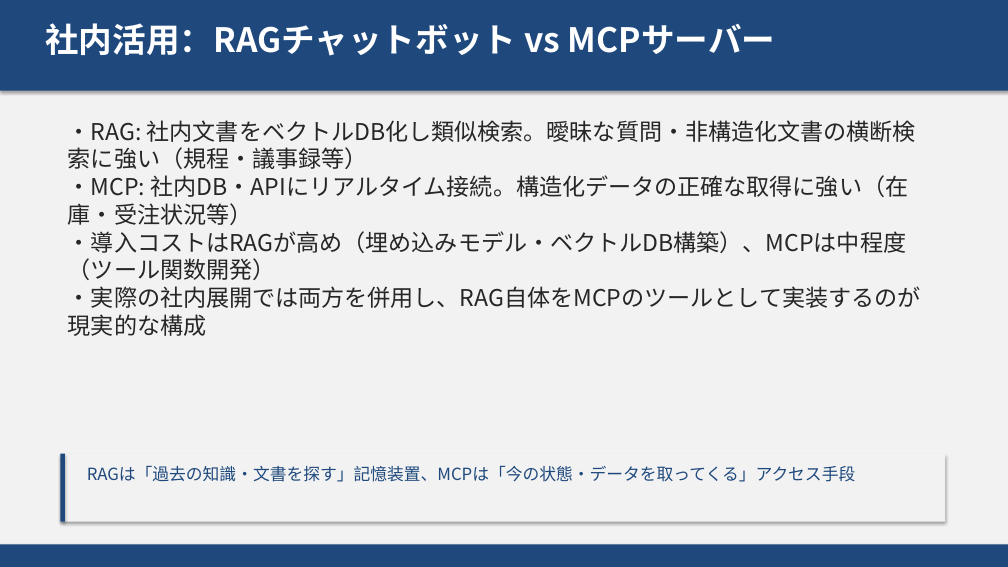
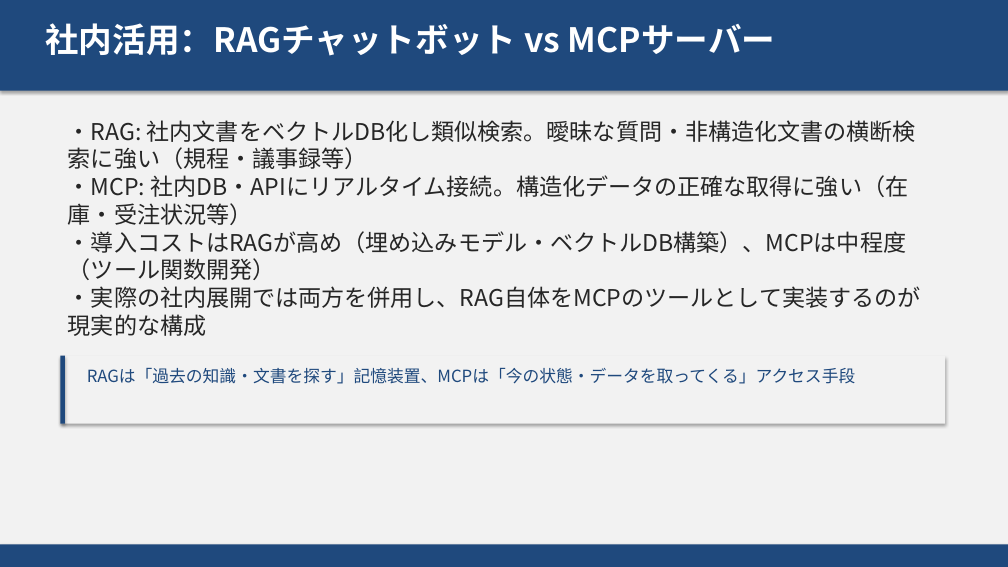
Before and after one commit to masauehr/ppt_auto, a slide deck: slide 9 of jma_mcp_intro.pptx. Drawn at 1008x567 pixels with LibreOffice and Linux fonts; fonts in the diff are those of the drawing. Boxes give left, top, right and bottom in pixels: in the first picture for what was removed or moved away, otherwise in the second. Text is boxed around its words. In the diff, an @@ line names an element or a change of style, - is before the commit and + after.

```diff
--- a/jma_mcp_intro.pptx
+++ b/jma_mcp_intro.pptx
@@ 2 rectangles, 1 text: place and size @@
-2 rectangles, 1 text at (60, 454, 945, 522)
+2 rectangles, 1 text at (60, 356, 945, 424)
```
Also in this commit, not shown: 6 other slides changed, 6 other files.
